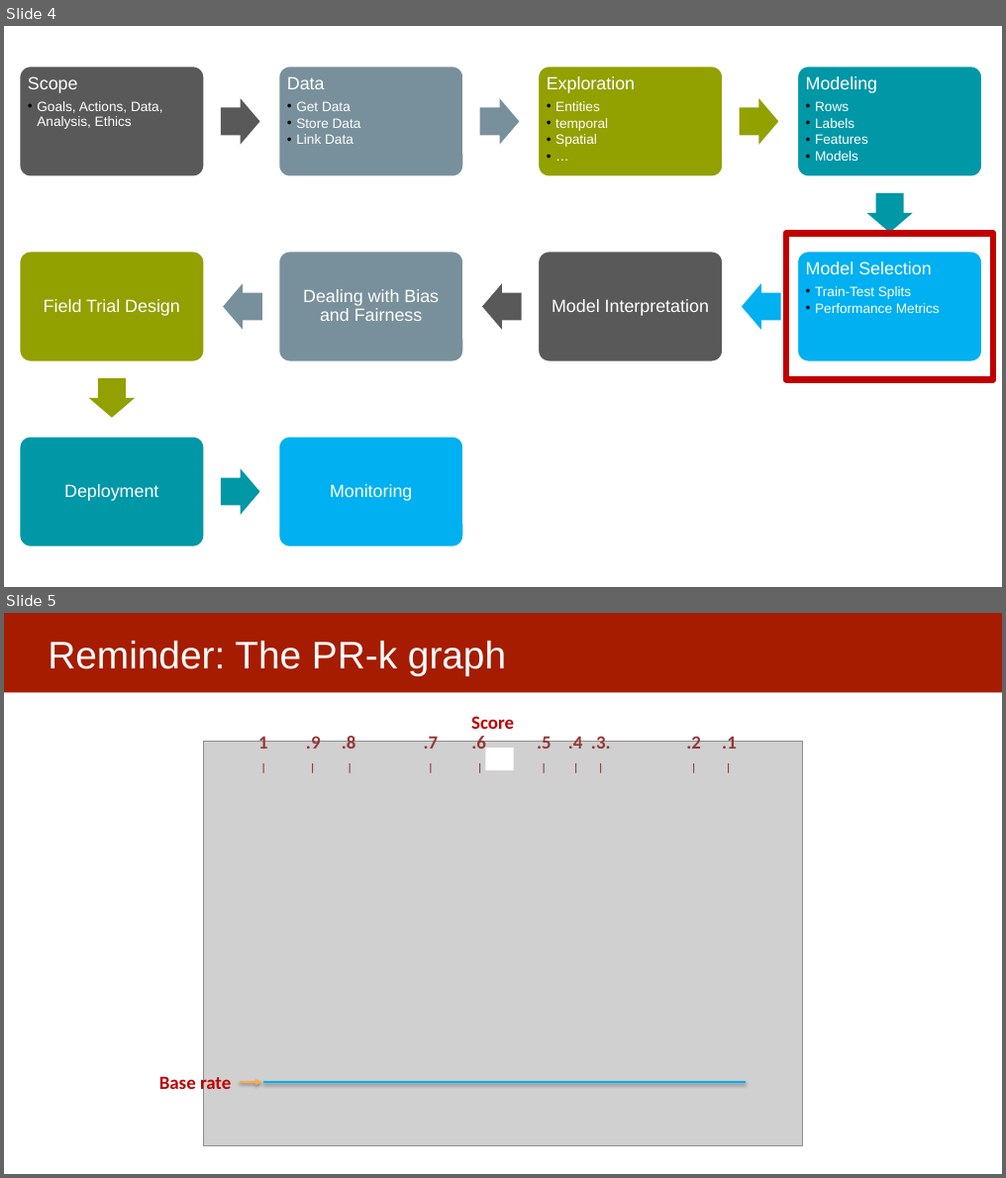
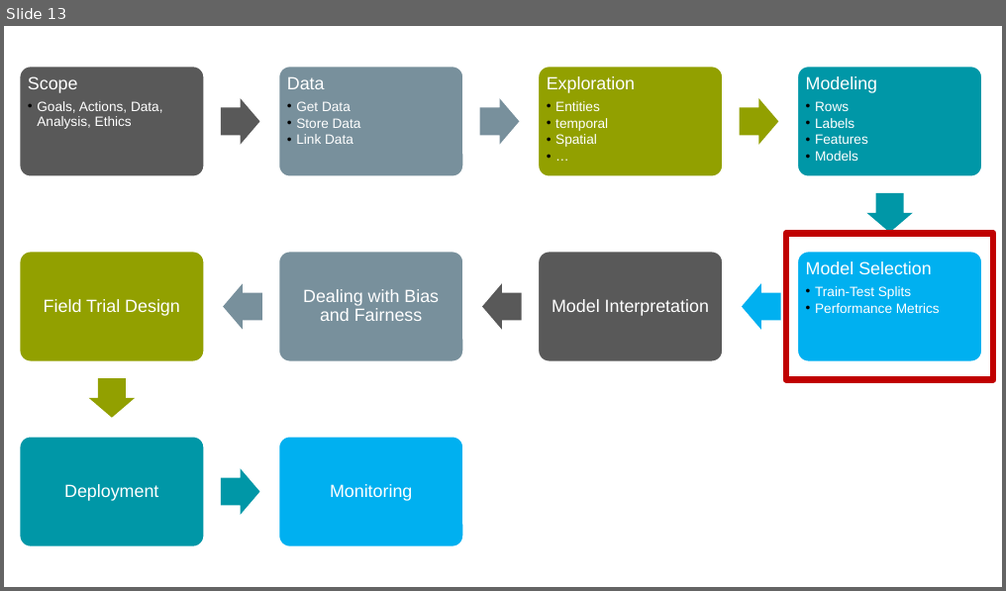
Before and after one commit to dssg/MLinPractice, a slide deck: Lectures/Lecture10-ModelSelection2.pptx. Shown one above the other, each under a label of ours: slides 4 and 5 before the commit, slide 13 after it. The pictures are 1006x1178 and 1006x591 pixels, drawn with LibreOffice and Linux fonts; fonts in the diff are those of the drawing; grey boxes stand for pictures. Boxes give left, top, right and bottom in pixels: in the first picture for what was removed or moved away, otherwise in the second. Text is boxed around its words. In the diff, an @@ line names an element or a change of style, - is before the commit and + after.

```diff
--- a/Lectures/Lecture10-ModelSelection2.pptx
+++ b/Lectures/Lecture10-ModelSelection2.pptx
@@ slide 5 removed at <box>4,613,1002,1174</box>, background #FFFFFF @@
@@ rectangle removed at <box>4,613,1002,692</box> @@
@@ title removed at <box>48,641,506,675</box> @@
-Reminder: The PR-k graph
@@ text removed at <box>471,716,514,729</box> @@
-Score
@@ picture removed at <box>203,741,803,1146</box> @@
@@ text removed at <box>258,733,737,749</box> @@
-1 .9 .8 .7 .6 .5 .4 .3. .2 .1
-| | | | | | | | | |
@@ rectangle removed at <box>485,748,514,771</box> @@
@@ text removed at <box>159,1073,231,1094</box> @@
-Base rate
@@ arrow removed from (240, 1082) to (261, 1082) @@
@@ line removed from (746, 1082) to (263, 1082) @@
@@ what was slide 4 is now slide 13 @@
```
Also in this commit, not shown: 4 slides changed, 12 slides added, 3 other slides removed, 1 other file.
